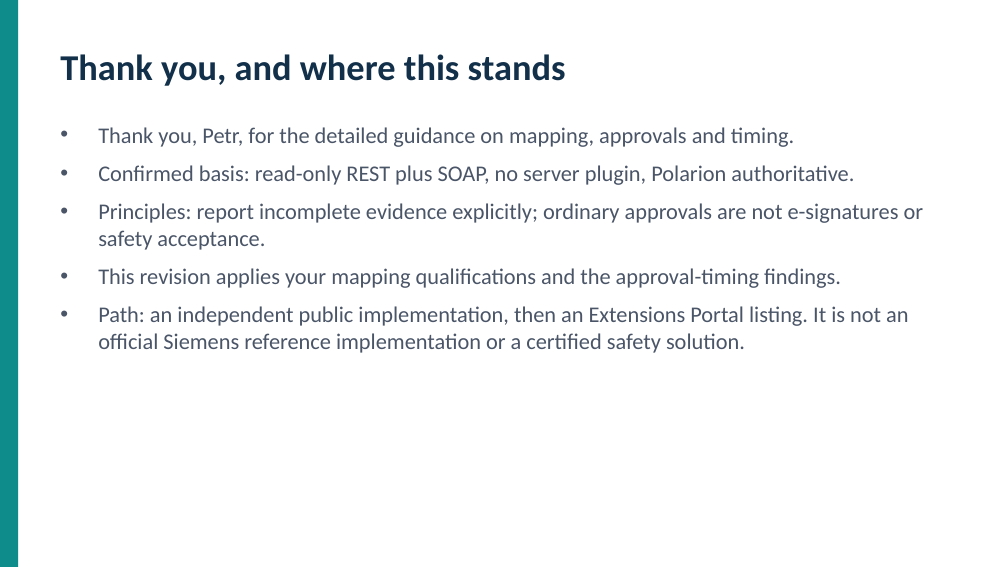
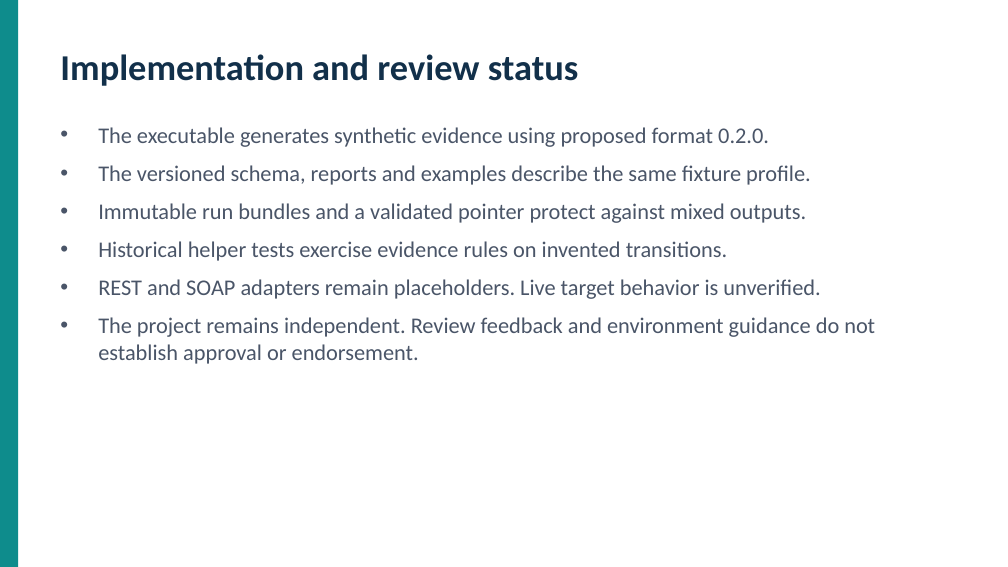
Before and after one commit to SRAC-Project/srac-polarion, a slide deck: slide 2 of presentations/SRAC_Polarion_Integration v3.pptx. Drawn at 1008x567 pixels with LibreOffice and Linux fonts; fonts in the diff are those of the drawing. Boxes give left, top, right and bottom in pixels: in the first picture for what was removed or moved away, otherwise in the second. Text is boxed around its words. In the diff, an @@ line names an element or a change of style, - is before the commit and + after.

Commit message:
Address evidence review with versioned contracts and coherent bundles

```diff
--- a/presentations/SRAC_Polarion_Integration v3.pptx
+++ b/presentations/SRAC_Polarion_Integration v3.pptx
@@ text at (60, 54, 579, 86): text changed @@
-Thank you, and where this stands
+Implementation and review status
@@ text at (98, 127, 875, 364): text changed @@
-• Thank you, Petr, for the detailed guidance on mapping, approvals and timing.
-• Confirmed basis: read-only REST plus SOAP, no server plugin, Polarion authoritative.
-• Principles: report incomplete evidence explicitly; ordinary approvals are not e-signatures or safety acceptance.
-• This revision applies your mapping qualifications and the approval-timing findings.
-• Path: an independent public implementation, then an Extensions Portal listing. It is not an official Siemens reference implementation or a certified safety solution.
+• The executable generates synthetic evidence using proposed format 0.2.0.
+• The versioned schema, reports and examples describe the same fixture profile.
+• Immutable run bundles and a validated pointer protect against mixed outputs.
+• Historical helper tests exercise evidence rules on invented transitions.
+• REST and SOAP adapters remain placeholders. Live target behavior is unverified.
+• The project remains independent. Review feedback and environment guidance do not establish approval or endorsement.
```
Also in this commit, not shown: 6 other slides changed, 5 slides added, 5 slides removed, 31 other files.
